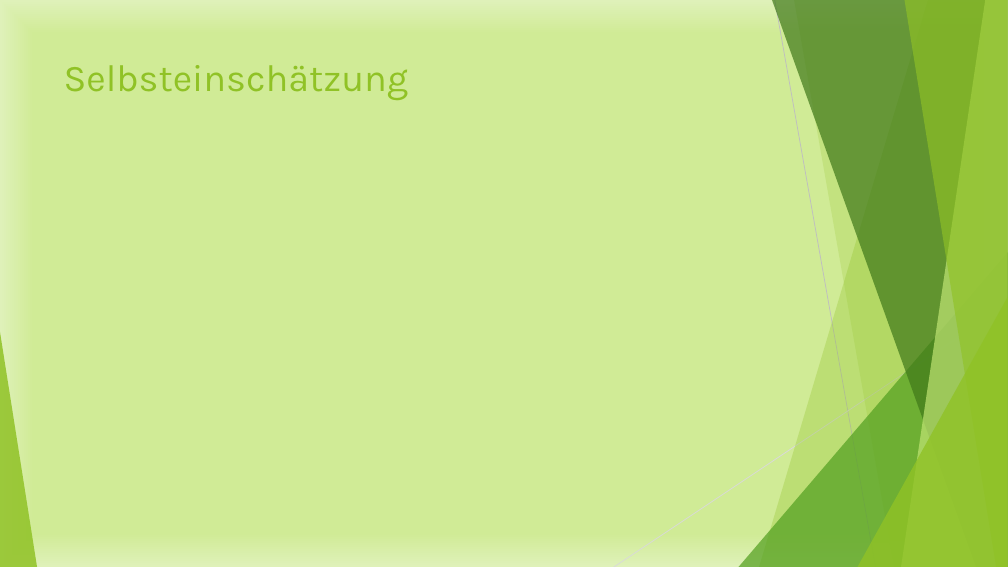
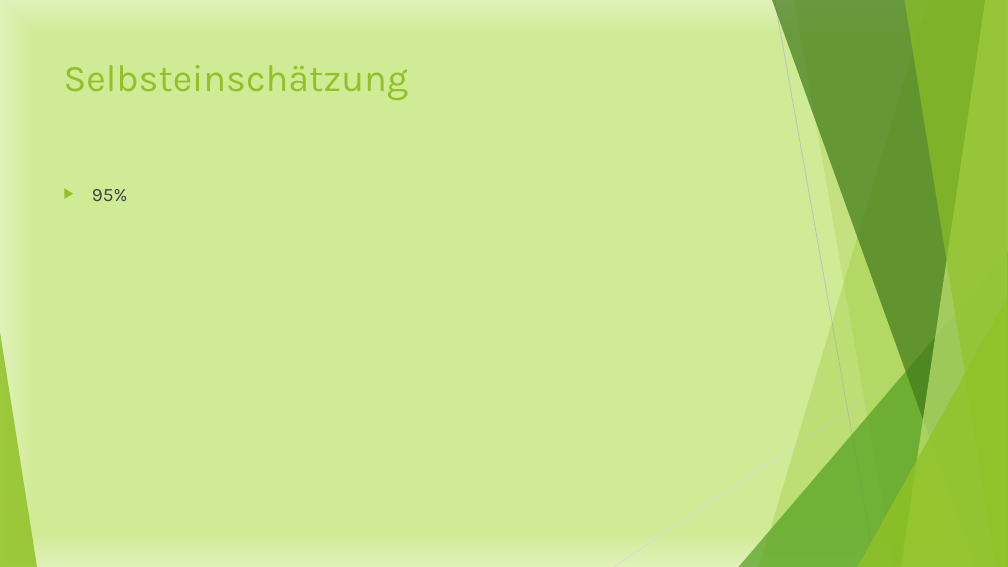
Before and after one commit to Datagroup-ModSim/ModSim17-data-generation-filters, a slide deck: slide 13 of presentations/Datenerzeugung und Datenanalyse_Sprint1.pptx. Drawn at 1008x567 pixels with LibreOffice and Linux fonts; fonts in the diff are those of the drawing. Boxes give left, top, right and bottom in pixels: in the first picture for what was removed or moved away, otherwise in the second. Text is boxed around its words. In the diff, an @@ line names an element or a change of style, - is before the commit and + after.

```diff
--- a/presentations/Datenerzeugung und Datenanalyse_Sprint1.pptx
+++ b/presentations/Datenerzeugung und Datenanalyse_Sprint1.pptx
@@ text added at <box>92,189,127,201</box>, 18 pt, text #404040 @@
+▶ 95%
```
Also in this commit, not shown: 14 other slides changed, 2 slides added, 3 slides removed.
